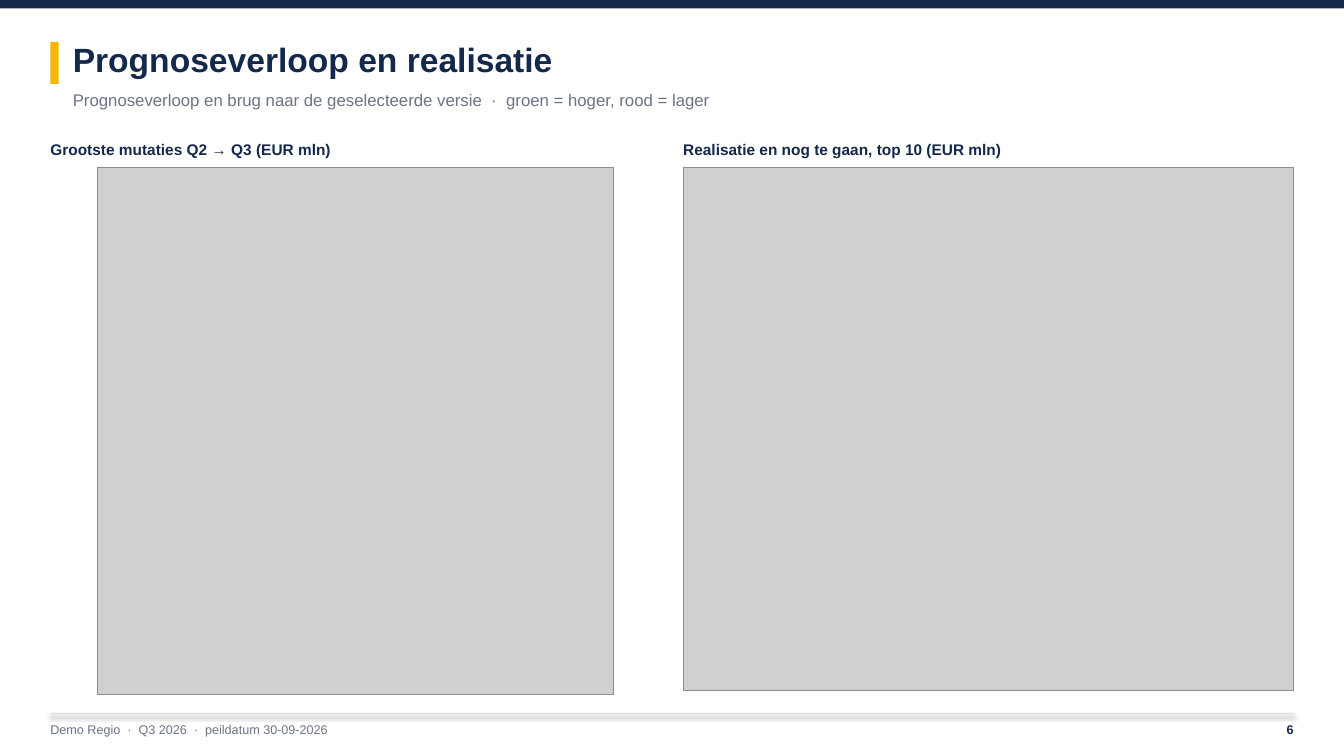
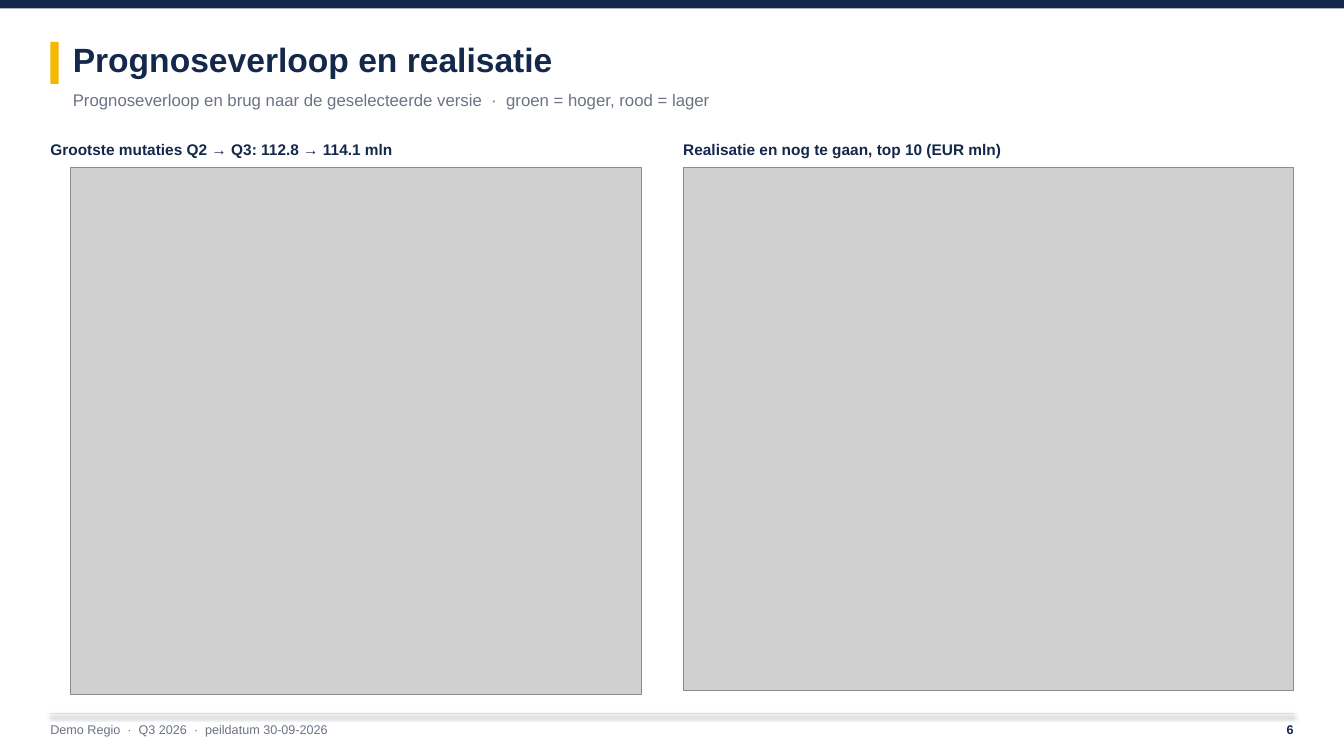
Before and after one commit to LuukLoohuis/Forecast-Builder, a slide deck: slide 6 of docs/Voorbeeld_PowerPoint.pptx. Drawn at 1344x756 pixels with LibreOffice and Linux fonts; fonts in the diff are those of the drawing; grey boxes stand for pictures. Boxes give left, top, right and bottom in pixels: in the first picture for what was removed or moved away, otherwise in the second. Text is boxed around its words. In the diff, an @@ line names an element or a change of style, - is before the commit and + after.

```diff
--- a/docs/Voorbeeld_PowerPoint.pptx
+++ b/docs/Voorbeeld_PowerPoint.pptx
@@ text at bbox=[50, 144, 392, 158]: text changed @@
-Grootste mutaties Q2 → Q3 (EUR mln)
+Grootste mutaties Q2 → Q3: 112.8 → 114.1 mln
@@ picture: place and size @@
-picture at bbox=[98, 168, 613, 695]
+picture at bbox=[71, 168, 641, 695]
```
Also in this commit, not shown: 6 other files.
